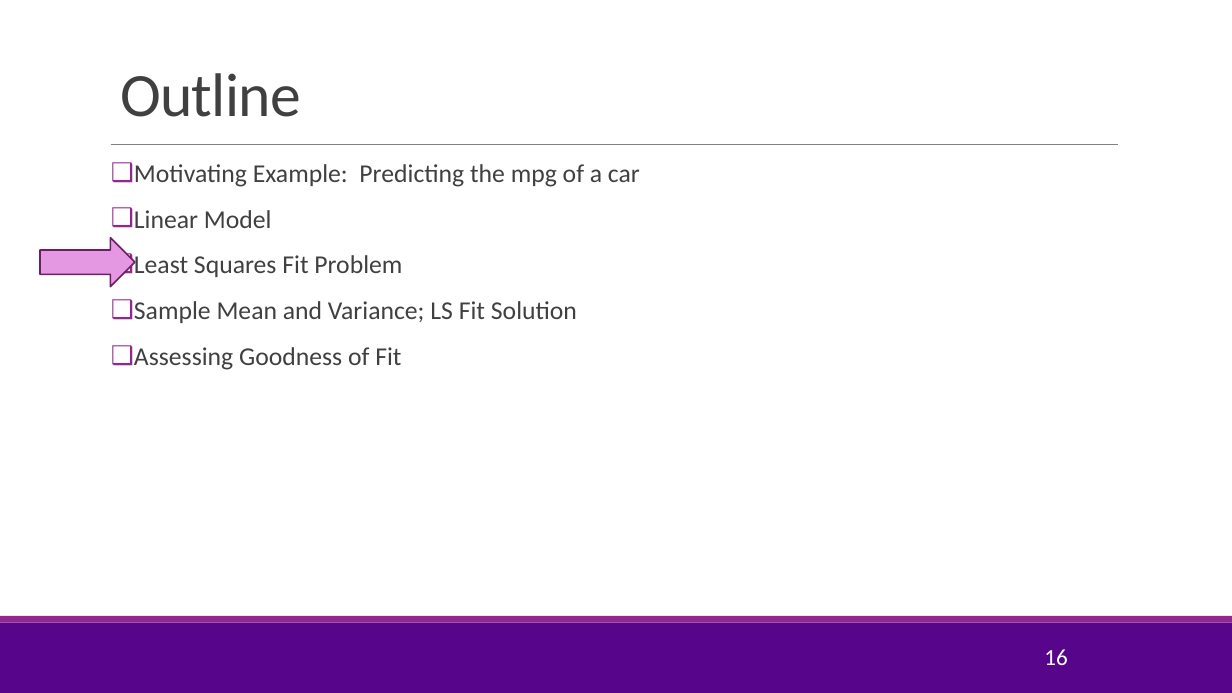
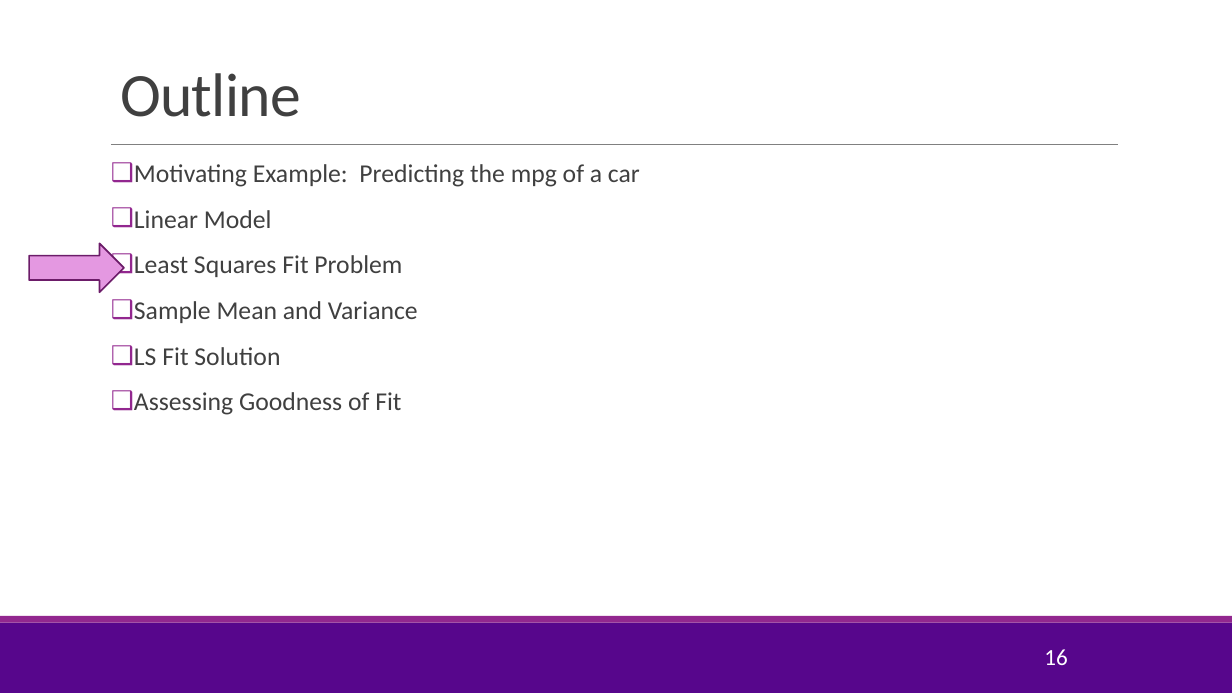
Before and after one commit to joshzzl/introml, a slide deck: slide 16 of lectures/Lect02_SimpRegression.pptx. Drawn at 1232x693 pixels with LibreOffice and Linux fonts; fonts in the diff are those of the drawing; background and template pictures are left out. Boxes give left, top, right and bottom in pixels: in the first picture for what was removed or moved away, otherwise in the second. Text is boxed around its words. In the diff, an @@ line names an element or a change of style, - is before the commit and + after.

```diff
--- a/lectures/Lect02_SimpRegression.pptx
+++ b/lectures/Lect02_SimpRegression.pptx
@@ right arrow moved from (x1=40, y1=238, x2=135, y2=287) to (x1=29, y1=243, x2=124, y2=292) @@
@@ text at (x1=134, y1=301, x2=418, y2=365): text changed @@
-❑ Sample Mean and Variance; LS Fit Solution
+❑ Sample Mean and Variance
+❑ LS Fit Solution
```
Also in this commit, not shown: 6 other slides changed, 2 slides added, 3 other files.
